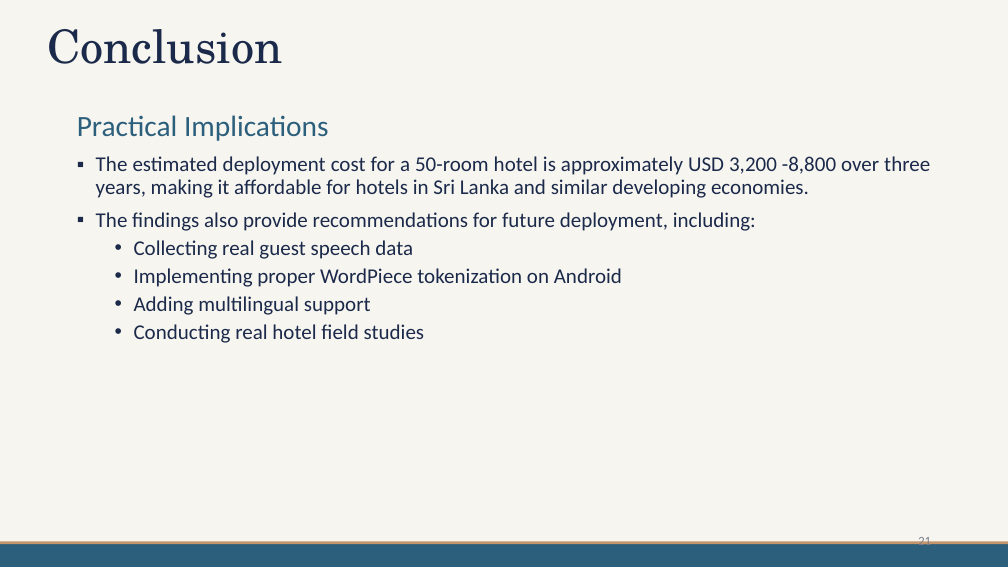
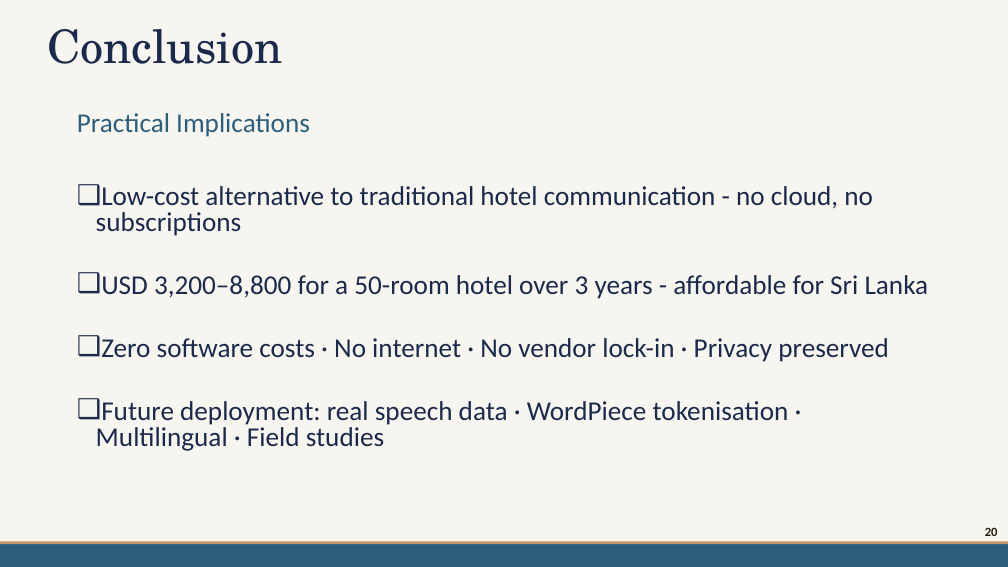
Before and after one commit to mdpw/msc-research, a slide deck: slide 20 of documents/Viva Presentation.pptx (slide 21 before the commit). Drawn at 1008x567 pixels with LibreOffice and Linux fonts; fonts in the diff are those of the drawing; background and template pictures are left out. Boxes give left, top, right and bottom in pixels: in the first picture for what was removed or moved away, otherwise in the second. Text is boxed around its words. In the diff, an @@ line names an element or a change of style, - is before the commit and + after.

```diff
--- a/documents/Viva Presentation.pptx
+++ b/documents/Viva Presentation.pptx
@@ text at <box>77,113,310,137</box>: size 28 to 25.9 pt in "Practical Implications"; line spacing 0.9 to 0.8 @@
@@ text at <box>96,186,929,451</box>: text changed; size 20 to 25.9 pt @@
-▪ The estimated deployment cost for a 50-room hotel is approximately USD 3,200 -8,800 over three years, making it affordable for hotels in Sri Lanka and similar developing economies.
-▪ The findings also provide recommendations for future deployment, including:
-  • Collecting real guest speech data
-  • Implementing proper WordPiece tokenization on Android
-  • Adding multilingual support
-  • Conducting real hotel field studies
+❑ Low-cost alternative to traditional hotel communication - no cloud, no subscriptions
+❑ USD 3,200–8,800 for a 50-room hotel over 3 years - affordable for Sri Lanka
+❑ Zero software costs · No internet · No vendor lock-in · Privacy preserved
+❑ Future deployment: real speech data · WordPiece tokenisation · Multilingual · Field studies
@@ page number removed at <box>918,535,931,549</box> @@
-21
@@ page number added at <box>985,527,998,536</box>, 12 pt, text #201C11, bold @@
+20
```
Also in this commit, not shown: 19 other slides changed, 1 slide removed.
